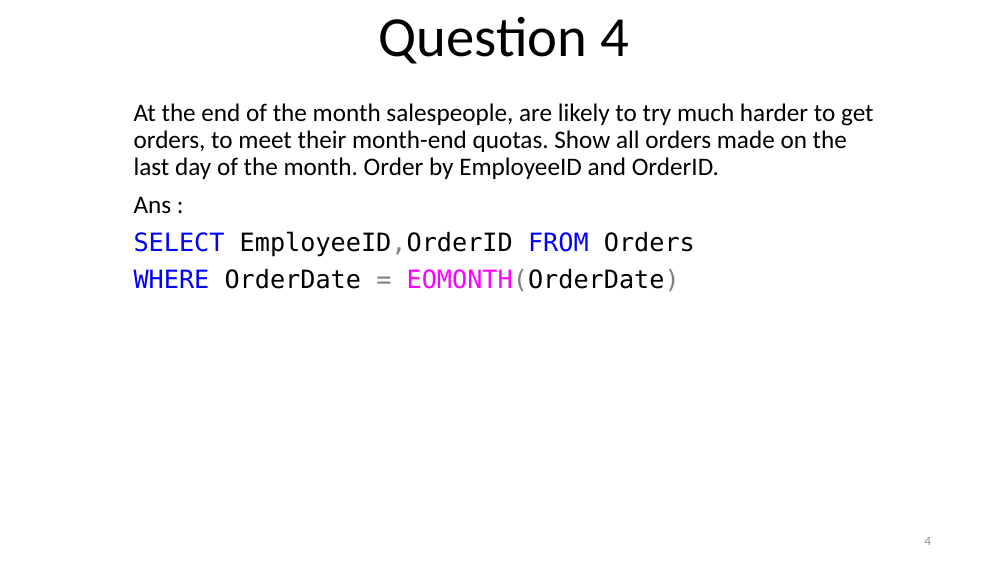
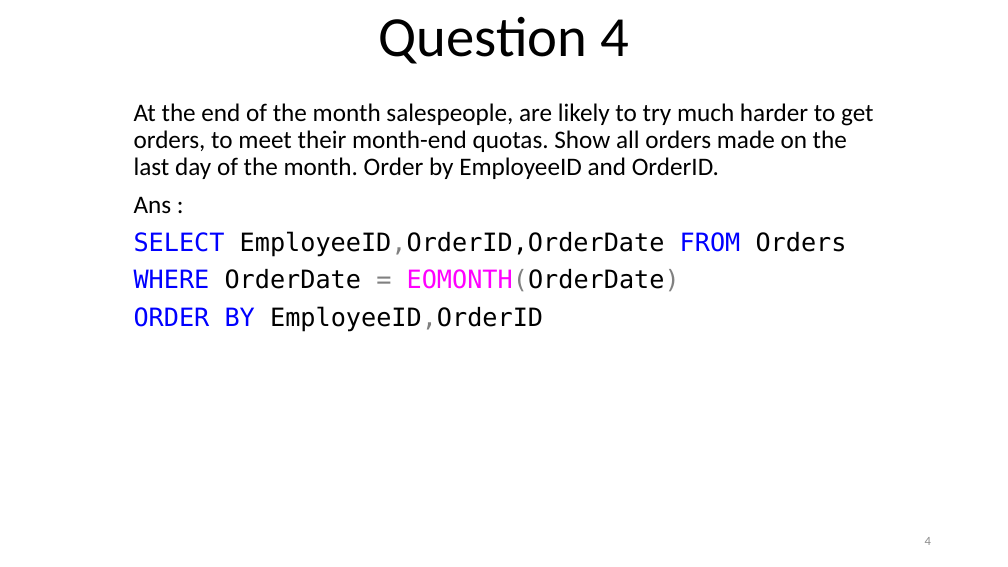
Before and after one commit to KaustubhSathe/sql-challenges, a slide deck: slide 4 of 3. Northwind Challenges/Advanced-Problems.pptm. Drawn at 1008x567 pixels with LibreOffice and Linux fonts; fonts in the diff are those of the drawing. Boxes give left, top, right and bottom in pixels: in the first picture for what was removed or moved away, otherwise in the second. Text is boxed around its words. In the diff, an @@ line names an element or a change of style, - is before the commit and + after.

```diff
--- a/3. Northwind Challenges/Advanced-Problems.pptm
+++ b/3. Northwind Challenges/Advanced-Problems.pptm
@@ subtitle at (134,231,847,257): text changed @@
-SELECT EmployeeID,OrderID FROM Orders
+SELECT EmployeeID,OrderID,OrderDate FROM Orders
@@ subtitle at (134,306,543,332): paragraph added @@
+ORDER BY EmployeeID,OrderID
```
Also in this commit, not shown: 15 other slides changed, 2 slides added, 6 slides removed, 5 other files.
